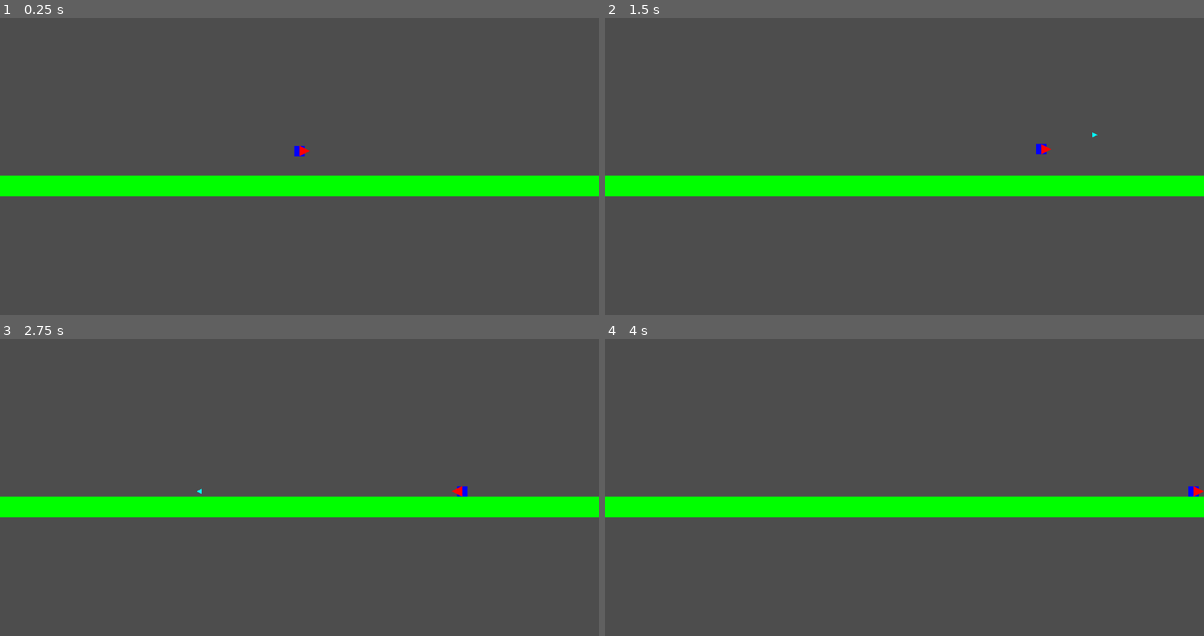
Above: before the commit, frames 1-4 (two rows, left to right).
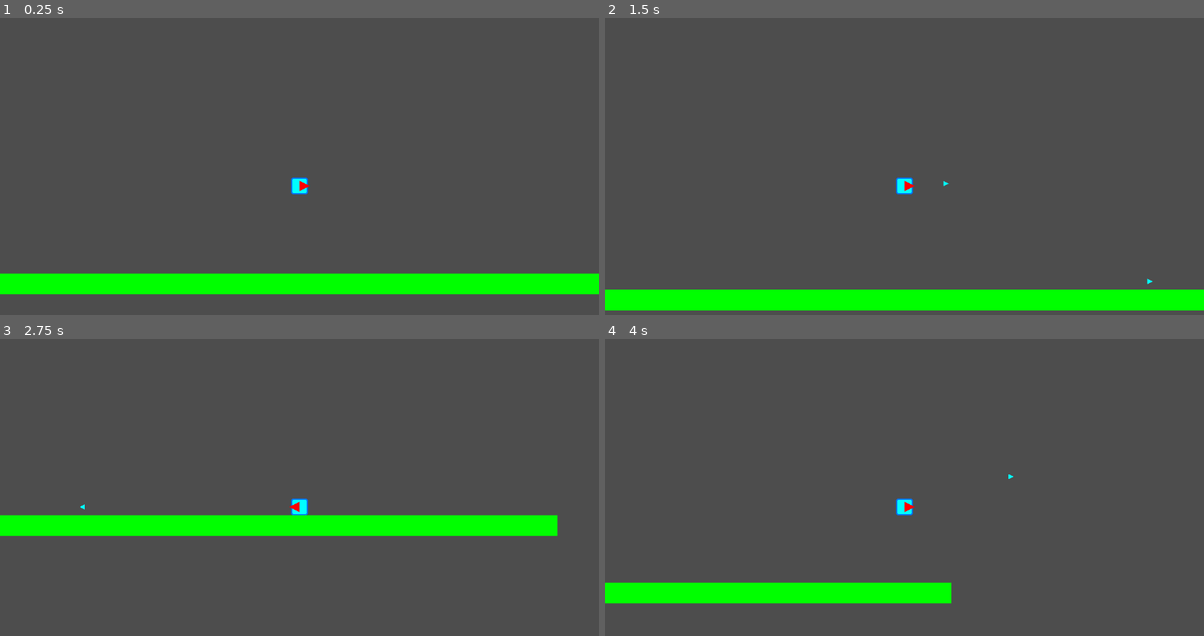
Above: after the commit, the same moments.

Repository: clemetayer/PlatformFighterThing
Game: Godot game, scene res://Scenes/Levels/sandbox.tscn
Two runs of this game, one before a commit and one after it. Both use one fixed random seed, a clock stepped at 60 frames per second and the inputs below. The project has no main scene, so this scene is started directly.
Inputs (mouse positions are in pixels of both pictures, inside the frame that each line leads up to):
- Up to frame 1 (0.25 s): no input
- Up to frame 2 (1.5 s): move the mouse to (1036, 169) at 0.52 s; hold D (right) from 0.53 s (still down); click (1036, 169) at 0.6 s; tap Space (jump) at 0.77 s; move the mouse to (784, 202) at 1.27 s; click (784, 202) at 1.35 s
- Up to frame 3 (2.75 s): tap Space (jump) at 1.52 s; move the mouse to (359, 434) at 2.02 s; release D (right) at 2.03 s; hold A (left) from 2.03 s (still down); click (359, 434) at 2.1 s
- Up to frame 4 (4 s): move the mouse to (874, 573) at 2.77 s; release A (left) at 2.78 s; hold D (right) from 2.78 s (still down); click (874, 573) at 2.85 s; tap Space (jump) at 3.02, 3.77 s; move the mouse to (1084, 558) at 3.52 s; click (1084, 558) at 3.6 s

The runs differ from the first frame. In frame 1, 15% of the frame differs, in the area x 0-100%, y 43-94%; in frame 2, 14%; in frame 3, 13%; in frame 4, 12%.

Commit message:
- Added a base sprite for the player - Added some auto camera center

Diff:
--- /dev/null
+++ b/Scenes/Camera/camera.gd
@@ -0,0 +1,53 @@
+extends Camera2D
+# Camera script
+
+##### SIGNALS #####
+# Node signals
+
+##### ENUMS #####
+# enumerations
+
+##### VARIABLES #####
+#---- CONSTANTS -----
+# const constant = 10 # Optionnal comment
+
+#---- EXPORTS -----
+@export var PLAYERS : Array[NodePath]
+
+#---- STANDARD -----
+#==== PUBLIC ====
+# var public_var # Optionnal comment
+
+#==== PRIVATE ====
+# var _private_var # Optionnal comment
+
+#==== ONREADY ====
+# onready var onready_var # Optionnal comment
+
+##### PROCESSING #####
+# Called when the object is initialized.
+func _init():
+	pass
+
+# Called when the node enters the scene tree for the first time.
+func _ready():
+	pass
+
+# Called every frame. 'delta' is the elapsed time since the previous frame. Remove the "_" to use it.
+func _process(_delta):
+	global_position = _get_average_position()
+
+##### PUBLIC METHODS #####
+# Methods that are intended to be "visible" to other nodes or scripts
+# func public_method(arg ):
+#     pass
+
+##### PROTECTED METHODS #####
+func _get_average_position() -> Vector2:
+	var sum = Vector2.ZERO
+	for player in PLAYERS:
+		sum += get_node(player).global_position
+	return sum / PLAYERS.size()
+
+##### SIGNAL MANAGEMENT #####
+# Functions that should be triggered when a specific signal is received
--- a/Scenes/Levels/sandbox.tscn
+++ b/Scenes/Levels/sandbox.tscn
@@ -1,6 +1,7 @@
-[gd_scene load_steps=3 format=3 uid="uid://c6n5fe1aeus84"]
+[gd_scene load_steps=4 format=3 uid="uid://c6n5fe1aeus84"]
 
 [ext_resource type="PackedScene" uid="uid://fgxha8wl55pa" path="res://Scenes/Player/player.tscn" id="1_6otmx"]
+[ext_resource type="Script" path="res://Scenes/Camera/camera.gd" id="2_rm84w"]
 
 [sub_resource type="RectangleShape2D" id="RectangleShape2D_1ev16"]
 size = Vector2(2000, 40)
@@ -8,7 +9,7 @@
 [node name="Sandbox" type="Node2D"]
 
 [node name="Player" parent="." instance=ExtResource("1_6otmx")]
-position = Vector2(0, -100)
+position = Vector2(-2, -222)
 
 [node name="StaticBody2D" type="StaticBody2D" parent="." groups=["static_obstacle"]]
 collision_mask = 7
@@ -21,3 +22,5 @@
 polygon = PackedVector2Array(-1000, 20, -1000, -20, 1000, -20, 1000, 20)
 
 [node name="Camera2D" type="Camera2D" parent="."]
+script = ExtResource("2_rm84w")
+PLAYERS = Array[NodePath]([NodePath("../Player")])
--- a/Scenes/Player/player.gd
+++ b/Scenes/Player/player.gd
@@ -9,9 +9,8 @@
 
 ##### VARIABLES #####
 #---- CONSTANTS -----
-const SPEED = 300.0
-const TARGET_SPEED = 300.0 # px/s
-const JUMP_VELOCITY = -400.0
+const TARGET_SPEED = 500.0 # px/s
+const JUMP_VELOCITY = -600.0
 
 #---- EXPORTS -----
 # export(int) var EXPORT_NAME # Optionnal comment
@@ -25,8 +24,8 @@
 var _direction := Vector2.ZERO
 
 #==== ONREADY ====
-@onready var FLOOR_ACCELERATION = 30.0 * ProjectSettings.get_setting("physics/common/physics_ticks_per_second") # px/s² # Kind of a constant, that's why it is in all caps
-@onready var AIR_ACCELERATION = 15.0 * ProjectSettings.get_setting("physics/common/physics_ticks_per_second") # px/s² # Kind of a constant, that's why it is in all caps
+@onready var FLOOR_ACCELERATION = 50.0 * ProjectSettings.get_setting("physics/common/physics_ticks_per_second") # px/s² # Kind of a constant, that's why it is in all caps
+@onready var AIR_ACCELERATION = 25.0 * ProjectSettings.get_setting("physics/common/physics_ticks_per_second") # px/s² # Kind of a constant, that's why it is in all caps
 
 
 ##### PROCESSING #####
--- a/Scenes/Player/player.tscn
+++ b/Scenes/Player/player.tscn
@@ -1,18 +1,28 @@
-[gd_scene load_steps=4 format=3 uid="uid://fgxha8wl55pa"]
+[gd_scene load_steps=6 format=3 uid="uid://fgxha8wl55pa"]
 
 [ext_resource type="Script" path="res://Scenes/Player/player.gd" id="1_b1dbg"]
 [ext_resource type="PackedScene" uid="uid://c3ys4badrjjgc" path="res://Scenes/Weapons/Primary/Revolver/revolver.tscn" id="2_jnu6d"]
+[ext_resource type="Texture2D" uid="uid://btcmiq31qee7d" path="res://Scenes/Player/CharacterBody.png" id="2_pi5cj"]
+[ext_resource type="Texture2D" uid="uid://dy0q7mppvj7j1" path="res://Scenes/Player/CharacterOutline.png" id="3_b0wk1"]
 
 [sub_resource type="RectangleShape2D" id="RectangleShape2D_fylq6"]
+size = Vector2(32, 32)
 
 [node name="Player" type="CharacterBody2D" groups=["player"]]
 collision_layer = 2
 collision_mask = 5
 script = ExtResource("1_b1dbg")
 
-[node name="Polygon2D" type="Polygon2D" parent="."]
-color = Color(0, 0, 1, 1)
-polygon = PackedVector2Array(-10, -10, -10, 10, 10, 10, 10, -10)
+[node name="Sprites" type="Node2D" parent="."]
+scale = Vector2(0.125, 0.125)
+
+[node name="Body" type="Sprite2D" parent="Sprites"]
+modulate = Color(0, 1, 1, 1)
+texture = ExtResource("2_pi5cj")
+
+[node name="Outline" type="Sprite2D" parent="Sprites"]
+modulate = Color(0, 0.454902, 1, 1)
+texture = ExtResource("3_b0wk1")
 
 [node name="CollisionShape2D" type="CollisionShape2D" parent="."]
 shape = SubResource("RectangleShape2D_fylq6")
Binary file added: Scenes/Player/CharacterBody.png
Not shown, added: Scenes/Player/CharacterBody.png.import
Binary file added: Scenes/Player/CharacterOutline.png
Not shown, added: Scenes/Player/CharacterOutline.png.import
Not shown, added: Misc/Krita/CharacterBody.kra
Not shown, added: Misc/Krita/CharacterBody.kra~
Not shown, added: Scenes/Player/CharacterBody.png~
Not shown, added: Scenes/Player/CharacterOutline.png~
